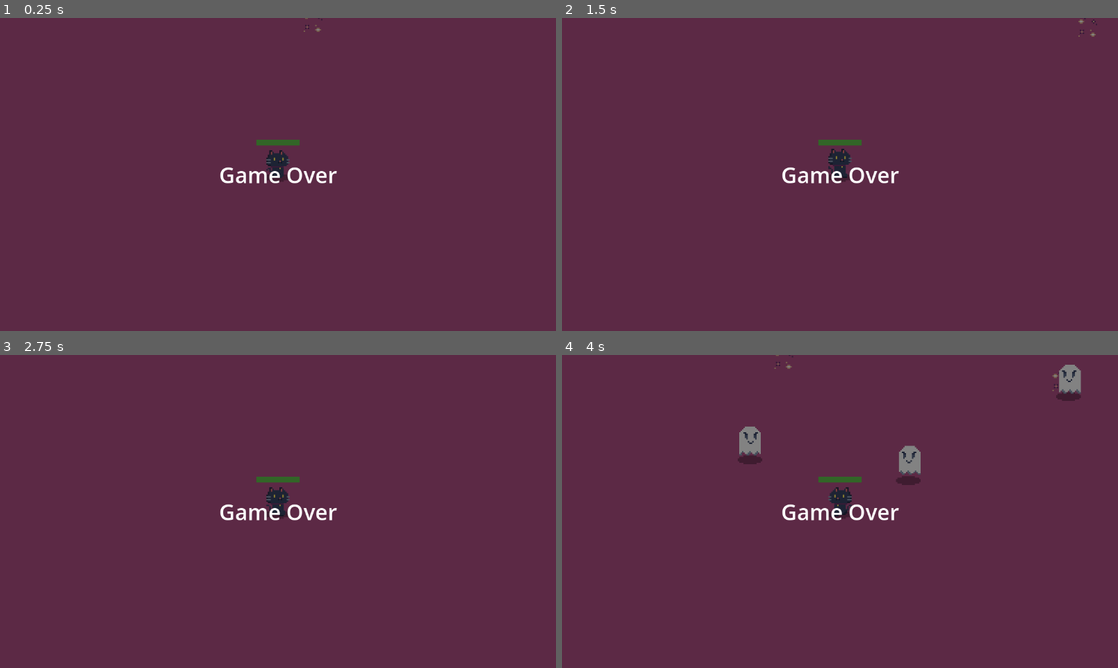
Above: before the commit, frames 1-4 (two rows, left to right).
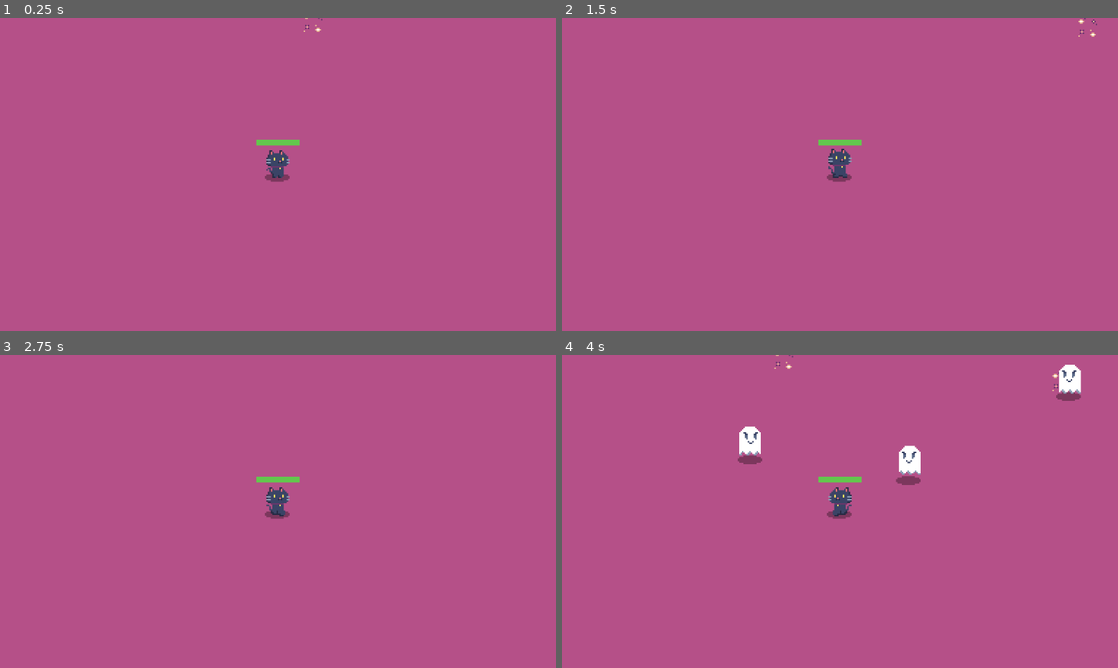
Above: after the commit, the same moments.

Repository: PkHila/Black-Cat-Survivor-Game
Game: Godot game, scene res://Scenes/game_scene.tscn
Two runs of this game, one before a commit and one after it. Both use one fixed random seed, a clock stepped at 60 frames per second and the inputs below.
Inputs:
- Up to frame 1 (0.25 s): no input
- Up to frame 2 (1.5 s): hold D (move_right) 0.53-1.28 s; tap Enter at 1.25 s; hold S (move_down) from 1.28 s (still down)
- Up to frame 3 (2.75 s): tap Space at 2 s; release S (move_down) at 2.03 s; hold D (move_right) from 2.03 s (still down)
- Up to frame 4 (4 s): tap Enter at 2.75 s; release D (move_right) at 2.78 s; hold W (move_up) 2.78-3.53 s; hold A (move_left) from 3.53 s (still down)

The runs differ from the first frame. In frame 1, 100% of the frame differs, in the area x 0-100%, y 0-100%; in frame 2, 100%; in frame 3, 100%; in frame 4, 100%.

Commit message:
Tweak weapon range and enemy health

Diff:
--- a/Enemies/walking_enemy.gd
+++ b/Enemies/walking_enemy.gd
@@ -3,7 +3,7 @@
 
 @onready var player = get_node("/root/game_scene/Player")
 @export var movement_speed : float = 80.0
-@export var health = 3
+@export var health = 2
 
 func _physics_process(delta):
 	var direction : Vector2 = global_position
--- a/Scenes/game_scene.tscn
+++ b/Scenes/game_scene.tscn
@@ -120,6 +120,7 @@
 
 [node name="GameOverScreen" type="CanvasLayer" parent="."]
 unique_name_in_owner = true
+visible = false
 
 [node name="ColorRect" type="ColorRect" parent="GameOverScreen"]
 anchors_preset = 15
--- a/Scenes/player.tscn
+++ b/Scenes/player.tscn
@@ -122,6 +122,7 @@
 
 [node name="hurtbox" type="Area2D" parent="."]
 unique_name_in_owner = true
+position = Vector2(0, 1)
 collision_layer = 0
 collision_mask = 2
 
--- a/Scenes/weapon.tscn
+++ b/Scenes/weapon.tscn
@@ -3,7 +3,7 @@
 [ext_resource type="Script" path="res://Scenes/projectile_weapon.gd" id="1_xj1er"]
 
 [sub_resource type="CircleShape2D" id="CircleShape2D_6l8aj"]
-radius = 100.02
+radius = 110.018
 
 [node name="weapon" type="Area2D"]
 collision_layer = 0
